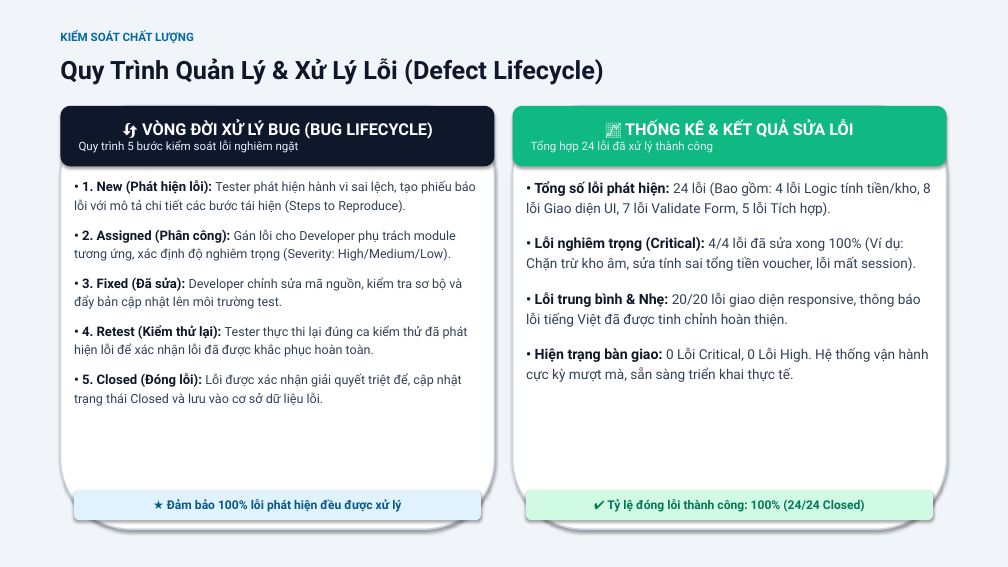
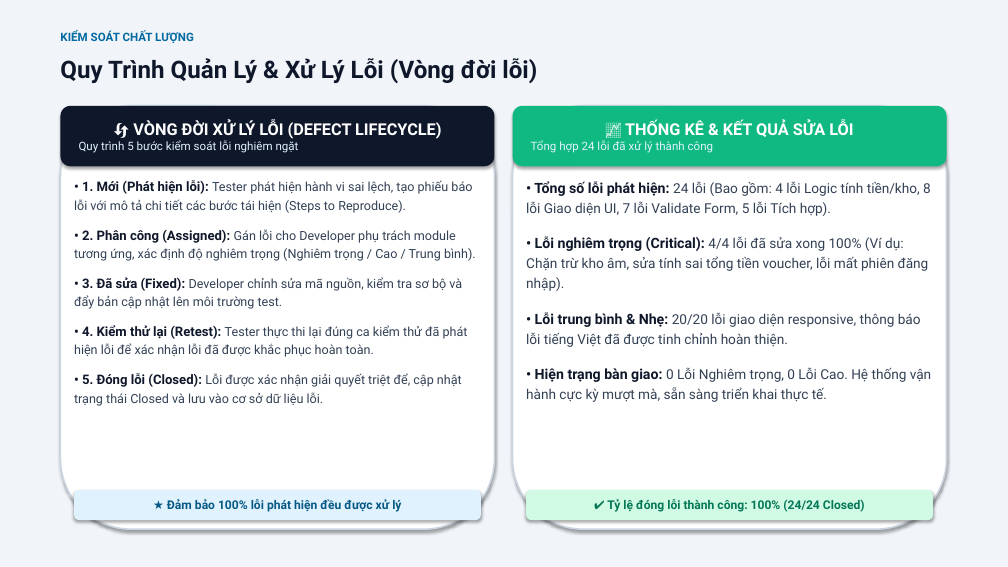
Before and after one commit to xuanmanh398/KiemThuPhanMem, a slide deck: slide 10 of BaoCao/Slide_BaoCao_DeTai4_Nhom9.pptx. Drawn at 1008x567 pixels with LibreOffice and Linux fonts; fonts in the diff are those of the drawing. Boxes give left, top, right and bottom in pixels: in the first picture for what was removed or moved away, otherwise in the second. Text is boxed around its words. In the diff, an @@ line names an element or a change of style, - is before the commit and + after.

```diff
--- a/BaoCao/Slide_BaoCao_DeTai4_Nhom9.pptx
+++ b/BaoCao/Slide_BaoCao_DeTai4_Nhom9.pptx
@@ text at <box>60,58,537,83</box>: text changed; size 24 to 23 pt @@
-Quy Trình Quản Lý & Xử Lý Lỗi (Defect Lifecycle)
+Quy Trình Quản Lý & Xử Lý Lỗi (Vòng đời lỗi)
@@ text in rounded rectangle at <box>133,121,441,139</box>: text changed @@
-🔄 VÒNG ĐỜI XỬ LÝ BUG (BUG LIFECYCLE)
+🔄 VÒNG ĐỜI XỬ LÝ LỖI (DEFECT LIFECYCLE)
@@ text at <box>74,180,476,406</box>: text changed @@
-• 1. New (Phát hiện lỗi): Tester phát hiện hành vi sai lệch, tạo phiếu báo lỗi với mô tả chi tiết các bước tái hiện (Steps to Reproduce).
-• 2. Assigned (Phân công): Gán lỗi cho Developer phụ trách module tương ứng, xác định độ nghiêm trọng (Severity: High/Medium/Low).
-• 3. Fixed (Đã sửa): Developer chỉnh sửa mã nguồn, kiểm tra sơ bộ và đẩy bản cập nhật lên môi trường test.
-• 4. Retest (Kiểm thử lại): Tester thực thi lại đúng ca kiểm thử đã phát hiện lỗi để xác nhận lỗi đã được khắc phục hoàn toàn.
-• 5. Closed (Đóng lỗi): Lỗi được xác nhận giải quyết triệt để, cập nhật trạng thái Closed và lưu vào cơ sở dữ liệu lỗi.
+• 1. Mới (Phát hiện lỗi): Tester phát hiện hành vi sai lệch, tạo phiếu báo lỗi với mô tả chi tiết các bước tái hiện (Steps to Reproduce).
+• 2. Phân công (Assigned): Gán lỗi cho Developer phụ trách module tương ứng, xác định độ nghiêm trọng (Nghiêm trọng / Cao / Trung bình).
+• 3. Đã sửa (Fixed): Developer chỉnh sửa mã nguồn, kiểm tra sơ bộ và đẩy bản cập nhật lên môi trường test.
+• 4. Kiểm thử lại (Retest): Tester thực thi lại đúng ca kiểm thử đã phát hiện lỗi để xác nhận lỗi đã được khắc phục hoàn toàn.
+• 5. Đóng lỗi (Closed): Lỗi được xác nhận giải quyết triệt để, cập nhật trạng thái Closed và lưu vào cơ sở dữ liệu lỗi.
@@ text at <box>526,236,929,291</box>: text changed @@
-• Lỗi nghiêm trọng (Critical): 4/4 lỗi đã sửa xong 100% (Ví dụ: Chặn trừ kho âm, sửa tính sai tổng tiền voucher, lỗi mất session).
+• Lỗi nghiêm trọng (Critical): 4/4 lỗi đã sửa xong 100% (Ví dụ: Chặn trừ kho âm, sửa tính sai tổng tiền voucher, lỗi mất phiên đăng nhập).
@@ text at <box>526,367,931,402</box>: text changed @@
-• Hiện trạng bàn giao: 0 Lỗi Critical, 0 Lỗi High. Hệ thống vận hành cực kỳ mượt mà, sẵn sàng triển khai thực tế.
+• Hiện trạng bàn giao: 0 Lỗi Nghiêm trọng, 0 Lỗi Cao. Hệ thống vận hành cực kỳ mượt mà, sẵn sàng triển khai thực tế.
```
Also in this commit, not shown: 11 other slides changed.
